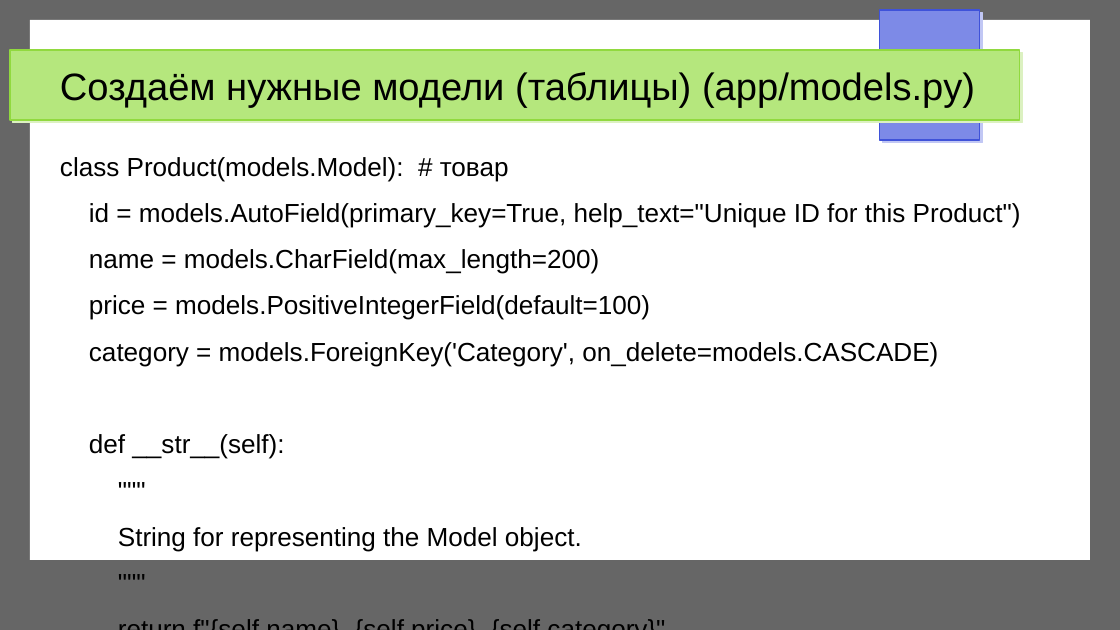
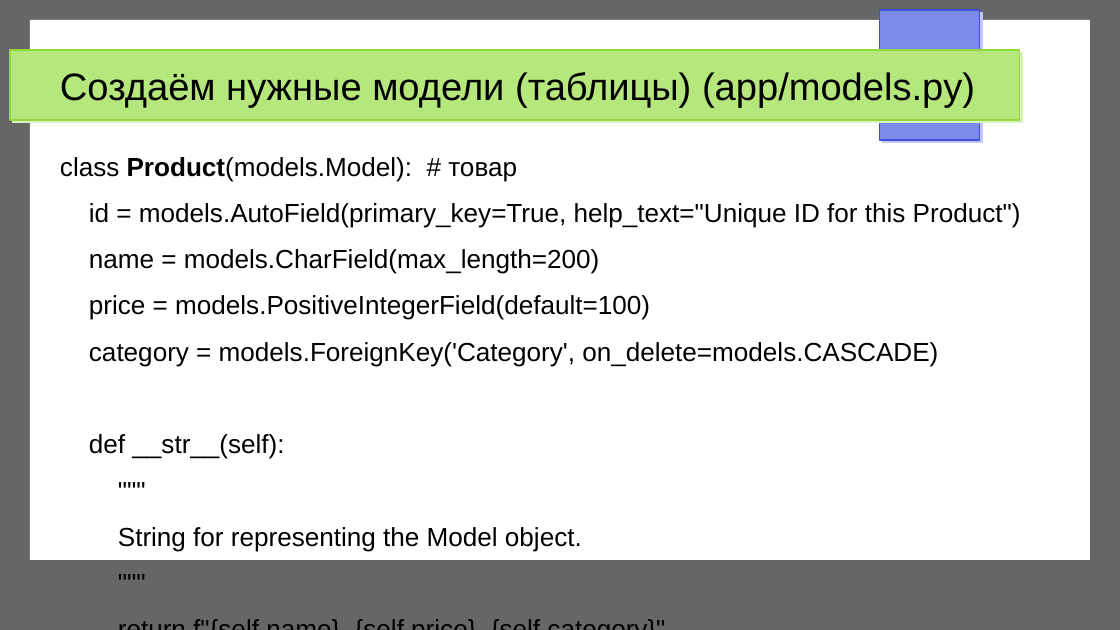
Before and after one commit to trnkv/django__my_tutorial, a slide deck: slide 15 of description.odp (slide 13 before the commit). Drawn at 1120x630 pixels with LibreOffice and Linux fonts; fonts in the diff are those of the drawing. Boxes give left, top, right and bottom in pixels: in the first picture for what was removed or moved away, otherwise in the second. Text is boxed around its words. In the diff, an @@ line names an element or a change of style, - is before the commit and + after.

```diff
--- a/description.odp
+++ b/description.odp
@@ text at box(60, 157, 517, 181): bold on in "Product(models.Model):" @@
```
Also in this commit, not shown: 14 other slides changed, 6 slides added, 4 other files.
